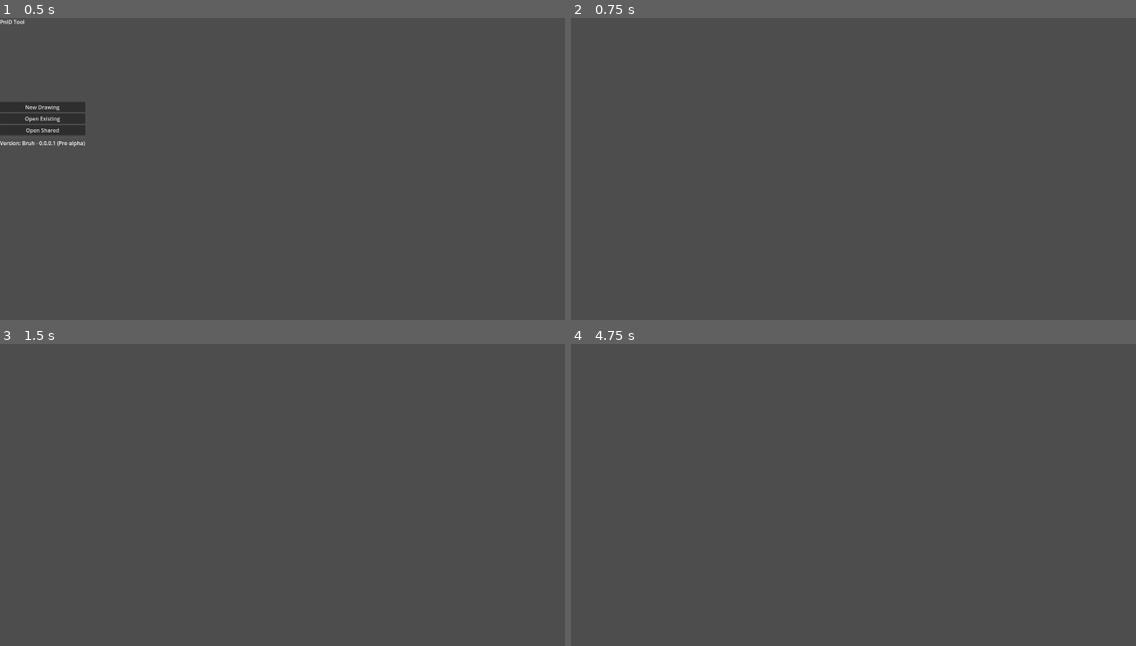
Above: before the commit, frames 1-4 (two rows, left to right).
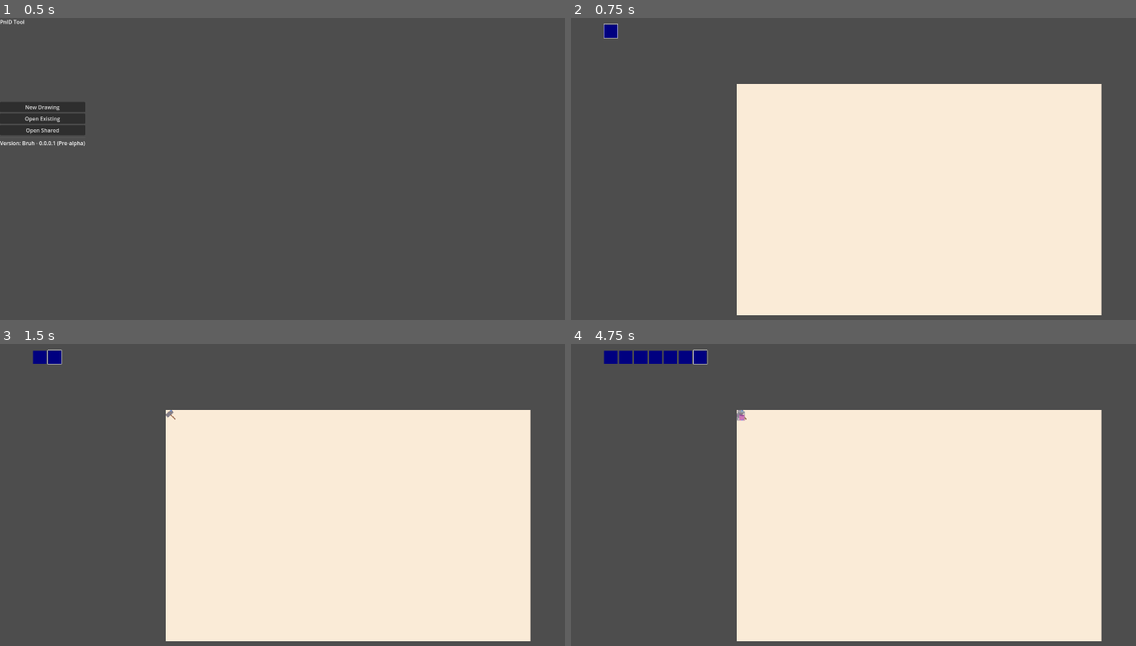
Above: after the commit, the same moments.

Repository: dukeman74/PnID-tool
Game: Godot game, scene res://Main_Menu/TitleScreen.tscn
Same seed, same stepped clock (60 frames per second), same inputs: the game is played once before the commit and once after it.
Inputs (mouse positions are in pixels of both pictures, inside the frame that each line leads up to):
- Up to frame 1 (0.5 s): no input
- Up to frame 2 (0.75 s): click "New Drawing" at 0.5 s
- Up to frame 3 (1.5 s): tap Enter at 1.25 s; move the mouse to (457, 504) at 1.27 s; hold 0 (key_0) from 1.28 s (still down); click (457, 504) at 1.42 s
- Up to frame 4 (4.75 s): tap 9 (key_9) at 1.55, 2.1, 4.55 s; tap Space at 2, 3.5 s; move the mouse to (763, 540) at 2.02 s; release 0 (key_0) at 2.03 s; click (763, 540) at 2.3 s; tap Enter at 2.75, 4.25 s; move the mouse to (955, 443) at 2.77 s; press the mouse at (955, 443) at 2.78 s; right-click (955, 443) at 3.05 s; move the mouse to (859, 594) at 3.52 s; release the mouse at (859, 594) at 3.53 s; right-click (859, 594) at 3.6 s; click (859, 594) at 3.67 s; tap 0 (key_0) at 3.8 s; move the mouse to (1079, 576) at 4.27 s; hold 0 (key_0) from 4.28 s (still down); click (1079, 576) at 4.42 s

Frame 1 is identical in both runs. In frame 2, 50% of the frame differs, in the area x 5-94%, y 1-99%; in frame 3, 50%; in frame 4, 50%.
Error before the commit: Parse Error: Could not find type "state_class" in the current scope. (res://control.gd:22)

Commit message:
have to select things to be able to move them

Diff:
--- a/Main_Menu/TitleScreen.tscn
+++ b/Main_Menu/TitleScreen.tscn
@@ -18,7 +18,7 @@
 
 
 func _on_button_button_up():
-	get_tree().change_scene_to_file(\"res://control.tscn\")
+	get_tree().change_scene_to_file(\"res://control/control.tscn\")
 
 
 
--- a/connection.tscn
+++ /dev/null
@@ -1,6 +0,0 @@
-[gd_scene load_steps=2 format=3 uid="uid://dp8w6dipv37vr"]
-
-[ext_resource type="Script" path="res://Connection.gd" id="1_41ffy"]
-
-[node name="Connection" type="Node"]
-script = ExtResource("1_41ffy")
--- /dev/null
+++ b/connection/connection.tscn
@@ -0,0 +1,6 @@
+[gd_scene load_steps=2 format=3 uid="uid://dp8w6dipv37vr"]
+
+[ext_resource type="Script" path="res://connection/Connection.gd" id="1_itw0y"]
+
+[node name="Connection" type="Node"]
+script = ExtResource("1_itw0y")
--- a/control.tscn
+++ /dev/null
@@ -1,16 +0,0 @@
-[gd_scene load_steps=7 format=3 uid="uid://iy060aapx2uw"]
-
-[ext_resource type="Script" path="res://control.gd" id="1_thb3m"]
-[ext_resource type="PackedScene" uid="uid://wnyoljh5545n" path="res://sprite.tscn" id="2_gpwm6"]
-[ext_resource type="PackedScene" uid="uid://dp8w6dipv37vr" path="res://connection.tscn" id="3_wm7j4"]
-[ext_resource type="PackedScene" uid="uid://blkht153y62ny" path="res://state.tscn" id="4_8mdoi"]
-[ext_resource type="Texture2D" uid="uid://du4rem76x3gjy" path="res://icons/elixer_pump.png" id="4_aif7u"]
-[ext_resource type="PackedScene" uid="uid://cv4iep7du7ycb" path="res://node.tscn" id="5_lrhhl"]
-
-[node name="control" type="Node2D"]
-script = ExtResource("1_thb3m")
-sprite_class = ExtResource("2_gpwm6")
-connection_class = ExtResource("3_wm7j4")
-state_scene = ExtResource("4_8mdoi")
-node_scene = ExtResource("5_lrhhl")
-elixer_tex = ExtResource("4_aif7u")
--- a/control.gd
+++ b/control/control.gd
@@ -5,6 +5,7 @@
 @export var state_scene : PackedScene
 @export var node_scene : PackedScene
 @export var elixer_tex : Texture
+@export var selection_arrow : Texture
 
 var page_pos:Vector2=Vector2(500,200)
 var page_dimensions:Vector2 = Vector2(1100,700)
@@ -21,6 +22,12 @@
 var vector_vector_vector
 var edit_list:Array[state_class]=[]
 var undo_list:Array[state_class]=[]
+var selection = null
+var clicked_well:bool
+
+enum state {normal,line_drawing}
+
+var current_state:state=state.normal
 
 func save_state():
 	var this_state=state_scene.instantiate()
@@ -54,12 +61,13 @@
 		if(dupe_conncetion.node1!=null):
 			dupe_conncetion.node1.attatched=dupe_conncetion
 			dupe_conncetion.node2.attatched=dupe_conncetion
+
 func undo():
 	undo_list.push_front(edit_list.pop_back())
 	load_state(edit_list.back())
 
-
 func load_state(new_state):
+	selection=null
 	for sprite in sprites:
 		sprite.free()
 	sprites=[]
@@ -78,7 +86,6 @@
 	var new_state=undo_list.pop_front()
 	edit_list.push_back(new_state)
 	load_state(new_state)
-
 
 func register_edit():
 	undo_list=[]
@@ -125,9 +132,13 @@
 		this_sprite.add_node(Vector2(16,30))
 		this_sprite.parent=self
 		register_edit()
+	if event.is_action_pressed("left_click"):
+		if(!clicked_well):
+			selection=null
 
 # Called every frame. 'delta' is the elapsed time since the previous frame.
 func _process(_delta):
+	clicked_well=false
 	mouse_pos=mouse_in_terms_of_page()
 	if Input.is_mouse_button_pressed(3):
 		if(!holding):
@@ -166,9 +177,10 @@
 		victim_con.free()
 		register_edit()
 		return
-	if(bruh==null):
+	if(current_state==state.normal):
 		bruh=node
-	else:
+		current_state=state.line_drawing
+	elif(current_state==state.line_drawing):
 		var new_con=connection_class.instantiate()
 		new_con.node1=bruh
 		new_con.node2=node
@@ -176,6 +188,7 @@
 		bruh.attatched=new_con
 		bruh=null
 		connections[new_con]=true
+		current_state=state.normal
 		register_edit()
 
 func get_offset_from_node(node):
@@ -378,7 +391,7 @@
 
 func _draw():
 	draw_rect(Rect2(page_pos,page_dimensions*zoom),Color.ANTIQUE_WHITE)
-	if(bruh):
+	if(current_state==state.line_drawing):
 		draw_line(bruh.pos*zoom+bruh.sprite.position,get_viewport().get_mouse_position(),Color.LAWN_GREEN)
 
 	for vector_vector in vector_vector_vector:
@@ -465,3 +478,8 @@
 	for who_cares in undo_list:
 		draw_rect(Rect2(dx,dy,width,width),Color.SLATE_GRAY)
 		dx+=width+padding
+
+	#draw selected arrow
+	if(selection!=null):
+		var selec_pos=selection.pos
+		draw_texture(selection_arrow,selec_pos*zoom+page_pos+Vector2(selection.texture.get_size().x/2 * zoom-10,-25))
--- /dev/null
+++ b/control/control.tscn
@@ -0,0 +1,18 @@
+[gd_scene load_steps=8 format=3 uid="uid://c42oi3sxh26bf"]
+
+[ext_resource type="Script" path="res://control/control.gd" id="1_7lo64"]
+[ext_resource type="PackedScene" uid="uid://bil181d2afr2q" path="res://sprite/sprite.tscn" id="2_p6kjb"]
+[ext_resource type="PackedScene" uid="uid://dp8w6dipv37vr" path="res://connection/connection.tscn" id="3_k1d4u"]
+[ext_resource type="PackedScene" uid="uid://blkht153y62ny" path="res://state/state.tscn" id="4_lrmhl"]
+[ext_resource type="PackedScene" path="res://node/node.tscn" id="5_bbxq1"]
+[ext_resource type="Texture2D" uid="uid://du4rem76x3gjy" path="res://icons/elixer_pump.png" id="6_x66e1"]
+[ext_resource type="Texture2D" uid="uid://ddl33al6grne2" path="res://icons/selection arrow.png" id="7_ehwdk"]
+
+[node name="control" type="Node2D"]
+script = ExtResource("1_7lo64")
+sprite_class = ExtResource("2_p6kjb")
+connection_class = ExtResource("3_k1d4u")
+state_scene = ExtResource("4_lrmhl")
+node_scene = ExtResource("5_bbxq1")
+elixer_tex = ExtResource("6_x66e1")
+selection_arrow = ExtResource("7_ehwdk")
--- a/node.tscn
+++ /dev/null
@@ -1,6 +0,0 @@
-[gd_scene load_steps=2 format=3 uid="uid://cv4iep7du7ycb"]
-
-[ext_resource type="Script" path="res://Node.gd" id="1_j2q3q"]
-
-[node name="Node" type="Node"]
-script = ExtResource("1_j2q3q")
--- /dev/null
+++ b/node/node.tscn
@@ -0,0 +1,6 @@
+[gd_scene load_steps=2 format=3]
+
+[ext_resource type="Script" path="res://node/Node.gd" id="1_j2q3q"]
+
+[node name="Node" type="Node"]
+script = ExtResource("1_j2q3q")
--- a/sprite.gd
+++ b/sprite/sprite.gd
@@ -25,13 +25,18 @@
 func _draw():
 	position=pos*parent.zoom+parent.page_pos
 	var draw_hover=true
-	var color
+	var color:Color
+	var defcolor:Color=Color.CORNFLOWER_BLUE
+	if(parent.current_state==parent.state.line_drawing):
+		defcolor=Color.YELLOW
 	for node in nodes:
-		color=Color.CORNFLOWER_BLUE
+		if(parent.bruh==node):
+			continue
+		color=defcolor
 		if(node.attatched!=null):
 			color=Color.BLACK
 		var this_pos=node.pos#parent.zoom
-		if((this_pos*parent.zoom+position).distance_to(get_viewport().get_mouse_position())<2*parent.zoom):
+		if(((parent.selection==self and parent.current_state==parent.state.normal) or (parent.current_state==parent.state.line_drawing and node!=parent.bruh)) and (this_pos*parent.zoom+position).distance_to(get_viewport().get_mouse_position())<2*parent.zoom):
 			draw_hover=false
 			color=Color.AQUA
 			if(node.attatched!=null):
@@ -48,8 +53,11 @@
 	elif(draw_hover and moused):
 		draw_rect(Rect2(Vector2(0,0),texture.get_size()),Color.AQUA,false)
 		if(left_click):
-			holding=true
-			grab_pos=parent.mouse_pos-pos
+			if(parent.selection==self):
+				holding=true
+				grab_pos=parent.mouse_pos-pos
+			parent.selection=self
+
 	left_click=false
 
 # Called every frame. 'delta' is the elapsed time since the previous frame.
@@ -71,10 +79,11 @@
 		return
 	if(event.is_action_pressed("left_click")):
 		left_click=true
+		parent.clicked_well=true
 	if(event.is_action_pressed("right_click")):
+		return
 		holding=true
 		grab_pos=parent.mouse_pos-pos
-	pass
 
 func _on_mouse_exited():
 	moused=false
--- a/sprite.tscn
+++ b/sprite/sprite.tscn
@@ -1,8 +1,8 @@
-[gd_scene load_steps=4 format=3 uid="uid://wnyoljh5545n"]
+[gd_scene load_steps=4 format=3 uid="uid://bil181d2afr2q"]
 
 [ext_resource type="Texture2D" uid="uid://78mwdqcl3tx4" path="res://icons/builder_profile.png" id="1_u86f2"]
-[ext_resource type="Script" path="res://sprite.gd" id="2_t5s5g"]
-[ext_resource type="PackedScene" uid="uid://cv4iep7du7ycb" path="res://node.tscn" id="3_hkarq"]
+[ext_resource type="Script" path="res://sprite/sprite.gd" id="2_t5s5g"]
+[ext_resource type="PackedScene" path="res://node/node.tscn" id="3_hkarq"]
 
 [node name="Sprite" type="TextureRect"]
 texture = ExtResource("1_u86f2")
--- /dev/null
+++ b/state/state.gd
@@ -0,0 +1,4 @@
+class_name state_class extends Node
+
+var sprites:Array[Sprite_class] = []
+var connections:Dictionary = {}
--- /dev/null
+++ b/state/state.tscn
@@ -0,0 +1,6 @@
+[gd_scene load_steps=2 format=3 uid="uid://blkht153y62ny"]
+
+[ext_resource type="Script" path="res://state/state.gd" id="1_48yd8"]
+
+[node name="state" type="Node"]
+script = ExtResource("1_48yd8")
--- /dev/null
+++ b/vertex/vertex.gd
@@ -0,0 +1,94 @@
+class_name vertex_class extends TextureRect
+
+@export var node_class : PackedScene
+
+var moused:bool=false
+var holding:bool=false
+var pos:Vector2=Vector2(0,0)
+var grab_pos:Vector2
+var parent
+var nodes:Array[Node_connection]=[]
+var left_click:bool=false
+
+
+
+# Called when the node enters the scene tree for the first time.
+func _ready():
+	pass # Replace with function body.
+
+func add_node(coords:Vector2):
+	var node=node_class.instantiate()
+	node.sprite=self
+	node.pos=coords
+	nodes.push_back(node)
+
+func _draw():
+	position=pos*parent.zoom+parent.page_pos
+	var draw_hover=true
+	var color:Color
+	var defcolor:Color=Color.CORNFLOWER_BLUE
+	if(parent.current_state==parent.state.line_drawing):
+		defcolor=Color.YELLOW
+	for node in nodes:
+		if(parent.bruh==node):
+			continue
+		color=defcolor
+		if(node.attatched!=null):
+			color=Color.BLACK
+		var this_pos=node.pos#parent.zoom
+		if(((parent.selection==self and parent.current_state==parent.state.normal) or (parent.current_state==parent.state.line_drawing and node!=parent.bruh)) and (this_pos*parent.zoom+position).distance_to(get_viewport().get_mouse_position())<2*parent.zoom):
+			draw_hover=false
+			color=Color.AQUA
+			if(node.attatched!=null):
+				color=Color.RED
+			if(left_click):
+				parent.click_node(node)
+
+		draw_circle(this_pos,2,color)
+
+	#draw_texture(tex,position)
+
+	if(holding):
+		draw_rect(Rect2(Vector2(0,0),texture.get_size()),Color.BLACK,false)
+	elif(draw_hover and moused):
+		draw_rect(Rect2(Vector2(0,0),texture.get_size()),Color.AQUA,false)
+		if(left_click):
+			if(parent.selection==self):
+				holding=true
+				grab_pos=parent.mouse_pos-pos
+			parent.selection=self
+
+	left_click=false
+
+# Called every frame. 'delta' is the elapsed time since the previous frame.
+func _process(_delta):
+
+	queue_redraw()
+	if(!holding):
+		return
+	if Input.is_mouse_button_pressed(1):
+		var newpos:Vector2 = parent.mouse_pos
+		pos = newpos-grab_pos
+		parent.edit_redraw()
+	else:
+		holding=false
+		parent.register_edit()
+
+func _input(event):
+	if(!moused):
+		return
+	if(event.is_action_pressed("left_click")):
+		left_click=true
+		parent.clicked_well=true
+	if(event.is_action_pressed("right_click")):
+		return
+		holding=true
+		grab_pos=parent.mouse_pos-pos
+
+func _on_mouse_exited():
+	moused=false
+	pass # Replace with function body.
+
+func _on_mouse_entered():
+	moused=true
+	pass # Replace with function body.
--- /dev/null
+++ b/vertex/vertex.tscn
@@ -0,0 +1,9 @@
+[gd_scene load_steps=2 format=3 uid="uid://ot081ecl4wka"]
+
+[ext_resource type="Script" path="res://vertex/vertex.gd" id="1_k0uet"]
+
+[node name="vertex" type="TextureRect"]
+script = ExtResource("1_k0uet")
+
+[connection signal="mouse_entered" from="." to="." method="_on_mouse_entered"]
+[connection signal="mouse_exited" from="." to="." method="_on_mouse_exited"]
Renamed: Connection.gd -> connection/Connection.gd
Binary file added: icons/selection arrow.png
Not shown, added: icons/selection arrow.png.import
Renamed: Node.gd -> node/Node.gd
